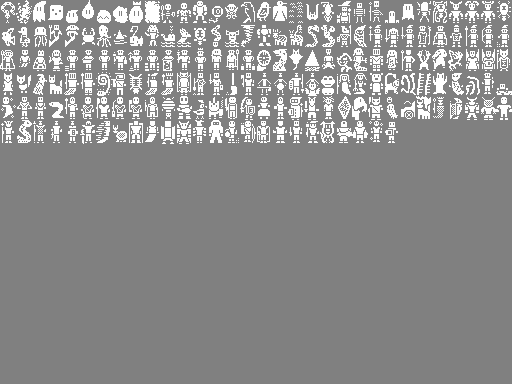
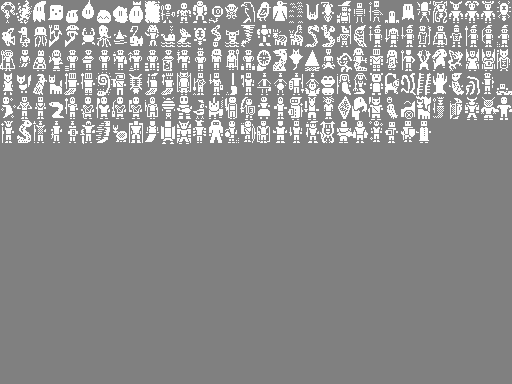
Layer changes from the first 512×384 image to the second:
painted on "Background" over [401, 121, 431, 143]
